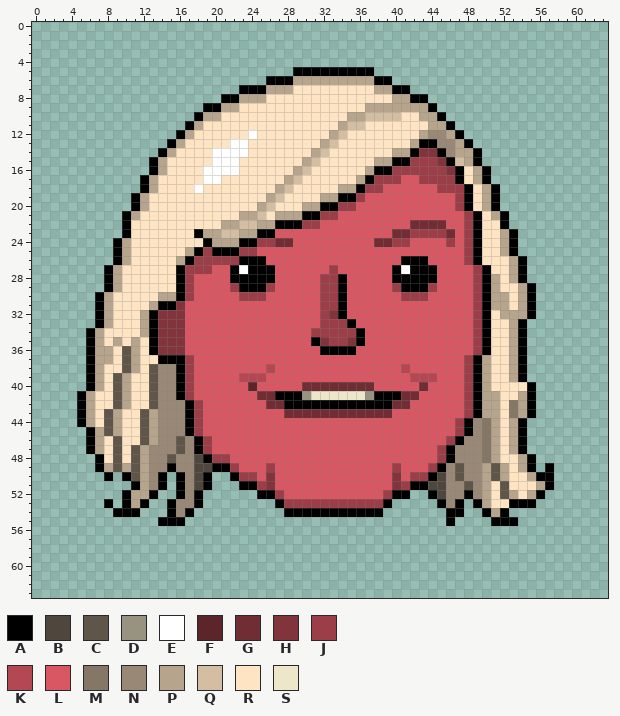
Pixel-art file -- qvik-katri/qvik-katri.ase. Above, as it was before the edit.
64x64 pixels, 1 frame. Colours within 5 levels of each other are drawn and written as one.
Visible layers, top first: "shading even heavier" opacity 48%, "shading heavy" opacity 17% darken, "shading" opacity 28% darken, "mouth", "outline", "foundation".
Palette (. is transparent): A #000000  B #4f473d  C #5f5549  D #979380  E #ffffff  F #5b252a  G #712d34  H #81343b  J #9c3e47  K #b44852  L #d95763  M #857766  N #988875  P #b7a48d  Q #d4bea3  R #ffe4c4  S #ede6c8
Pixels before (only the part around the change), first column x 0:
 0 ................................................................
 1 ................................................................
 2 ................................................................
 3 ................................................................
 4 ................................................................
 5 .............................AAAAAAAAA..........................
 6 ..........................AAAPPPPPPPPPAA........................
 7 .......................AAAPPPRRRRRRRRRPPAA......................
 8 .....................AAPPPRRRRRRRRRRRRRRPPAA....................
 9 ...................AAPPRRRRRRRRRRRRRRPPPPPPPA...................
10 ..................APPRRRRRRRRRRRRRRPPQQQQRRPPA..................
11 .................APRRRRRRRRRRRRRRRPQQRRRRRRRPPA.................
12 ................APRRRRRRERRRRRRRRPQRRRRRRRRPNNPA................
13 ...............APRRRRREERRRRRRRRPQRRRRRRRRPAANNPA...............
14 ..............APRRRREEEERRRRRRRPQRRRRRRRPPAHHANPPA..............
15 .............APRRRRREEERRRRRRRPQRRRRRRPPAAJJJHAQPA..............
16 .............APRRRREEEERRRRRRPQRRRRRRPAAJJJJJJHARPA.............
17 ............APRRRRREERRRRRRRPQRRRRRRPAJJJLLJJJJARPA.............
18 ............APRRRRERRRRRRRRPQRRRRRPPAJJLLLLLLJJJARPA............
19 ...........APRRRRRRRRRRRRRPQRRRRPPAAJLLLLLLLLLLJARPA............
20 ...........APRRRRRRRRRRRRPQRRRPPAAJJLLLLLLLLLLLJARPA............
21 ..........APRRRRRRRRRRRPPQRPPPAAJJLLLLLLLLLLLLLLJARPA...........
22 ..........ARRRRRRRRRRPPQQPPAAAJJLLLLLLLLLLGGGGLLJARRA...........
23 ..........ARRRRRRRAPPQQPPAALLLLLLLLLLLLLGGJJJJGLJARRPA..........
24 .........APRRRRRRRRAPPPAAJJGGLLLLLLLLLGGJJLLLLJLJARRPA..........
25 .........APRRRRRRPAJAAAJJLLLLLLLLLLLLLLLLLLLLLLLJARRPA..........
26 .........APRRRRRPAJJJJJAAALLLLLLLLLLLLLLLAAALLLLJARRRPA.........
27 ........APRRRRRRAJJJLLAEAAALLLLLLJLLLLLLAEAAALLLLJARRPA.........
28 ........APRRRRRRAJLLLLAAAAALLLLLJJALLLLLAAAAALLLLJAPRPA.........
29 ........APRRRRRRAJLLLLJAAAJLLLLLJJALLLLLJAAAJLLLLJAPRRPA........
30 .......APRRRRRPPAJLLLLLJJJLLLLLLJJALLLLLLJJJLLLLLJAPPRPA........
31 .......APRRRRPAAHLLLLLLLLLLLLLLLJJALLLLLLLLLLLLLLJAPPRPA........
32 .......APRRRPAHHHLLLLLLLLLLLLLLLJHALLLLLLLLLLLLLLJARPPPA........
33 .......APRRRPAHHHLLLLLLLLLLLLLLLJJJALLLLLLLLLLLLLJARRPA.........
34 ......APRRRRPAHHHLLLLLLLLLLLLLLJJJJJALLLLLLLLLLLLJARRPA.........
35 ......APRPRPRAHHHLLLLLLLLLLLLLLAHJJHALLLLLLLLLLLLJARRPA.........
36 ......APPRCPRAHHHLLLLLLLLLLLLLLLAAAALLLLLLLLLLLLLJARRPA.........
37 ......APPRCPRRAAAJLLLLLLLLLLLLLLLLLLLLLLLLLLLLLLJAPRRPA.........
38 ......APRRCPRCNNAJLLLLLLLLKLLLLLLLLLLLLLLKLLLLLLJAPRRPA.........
39 ......APRCPRRCNNAJLLLLLKKKLLLLLLLLLLLLLLLLKKKLLLJAPRRPA.........
40 ......APRCPRRCNNAJLLLLLLFLLLLLGGGGGGGGLLLLLGLLLLJAPRRRRA........
41 .....APRRCPRRCNNAJLLLLLLLGGAAADSSSSSSDAAAGGLLLLLJAPPRRPA........
42 .....APRRCPRRCNNNAJLLLLLLLGGAAAAAAAAAAAAGGLLLLLLJAPPRMPA........
43 .....APRCPRRCPNNNAJLLLLLLLLLGGGGGGGGGGGGLLLLLLLLJAPPRMPA........
44 .....APRCPRRCPNNNAJLLLLLLLLLLLLLLLLLLLLLLLLLLLLJANMPRPA.........
45 ......APCPRRCPNNNAJLLLLLLLLLLLLLLLLLLLLLLLLLLLLJANMPRPA.........
46 ......APRCRRCPNNCNAJLLLLLLLLLLLLLLLLLLLLLLLLLLJANNMPRPA.........
47 ......APRCRCPNNNCNAJLLLLLLLLLLLLLLLLLLLLLLLLLJANNNMPRPA.........
48 .......ARCRCPNNCNNBAJJLLLLLLLLLLLLLLLLLLLLLLLJANNNMPRRPA........
49 .......APCPCPNNANNBBAAJLLLJLLLLLLLLLLLLLJLLLJANCNNPCPRPA.A......
50 ........A.ACPNA.ANBA..AJJLHLLLLLLLLLLLLLHLJJABNCNNPCPRRPAA......
51 ...........APNA.ANBA...AAJHLLLLLLLLLLLLLHJAABBNNCNPRCRRRPA......
52 ..........APPA..ANA......AAJLLLLLLLLLLLJAA..ABNNANPRCPRPA.......
53 ........A.APA..ANNA........AJJJJJJJJJJJA.....ANA.APRRAAA........
54 .........AAA...ANA..........AAAAAAAAAAA.......AA..APA...........
55 ..............AAA.............................A....AAA..........
56 ................................................................
57 ................................................................
58 ................................................................
59 ................................................................
60 ................................................................
61 ................................................................
62 ................................................................
63 ................................................................
The result:
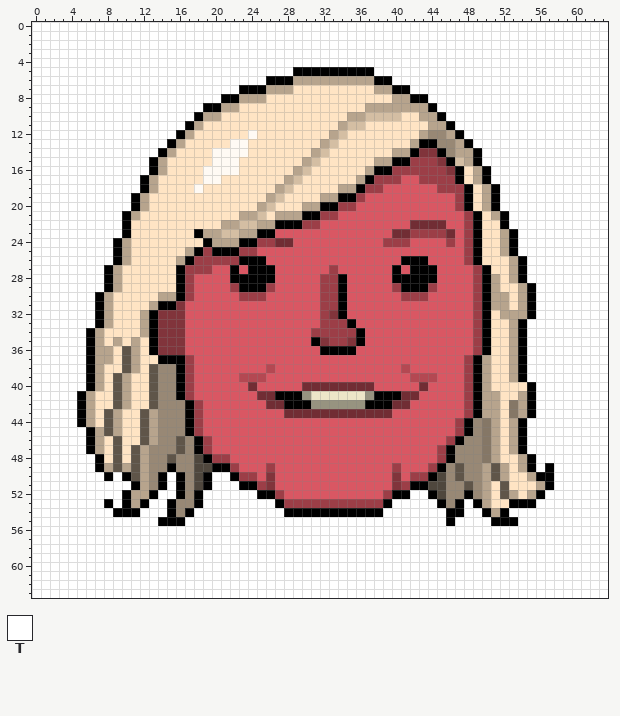
Colours new in this view: T #ffffff
Diff:
layer "background" now shown
layer "light" opacity 81% added
colour E: #ffffff -> #fffaf4
Changed rows in their new state; - is a pixel that keeps its letter.
first column x 0:
 0 TTTTTTTTTTTTTTTTTTTTTTTTTTTTTTTTTTTTTTTTTTTTTTTTTTTTTTTTTTTTTTTT
 1 TTTTTTTTTTTTTTTTTTTTTTTTTTTTTTTTTTTTTTTTTTTTTTTTTTTTTTTTTTTTTTTT
 2 TTTTTTTTTTTTTTTTTTTTTTTTTTTTTTTTTTTTTTTTTTTTTTTTTTTTTTTTTTTTTTTT
 3 TTTTTTTTTTTTTTTTTTTTTTTTTTTTTTTTTTTTTTTTTTTTTTTTTTTTTTTTTTTTTTTT
 4 TTTTTTTTTTTTTTTTTTTTTTTTTTTTTTTTTTTTTTTTTTTTTTTTTTTTTTTTTTTTTTTT
 5 TTTTTTTTTTTTTTTTTTTTTTTTTTTTT---------TTTTTTTTTTTTTTTTTTTTTTTTTT
 6 TTTTTTTTTTTTTTTTTTTTTTTTTT--------------TTTTTTTTTTTTTTTTTTTTTTTT
 7 TTTTTTTTTTTTTTTTTTTTTTT-------------------TTTTTTTTTTTTTTTTTTTTTT
 8 TTTTTTTTTTTTTTTTTTTTT-----------------------TTTTTTTTTTTTTTTTTTTT
 9 TTTTTTTTTTTTTTTTTTT--------------------------TTTTTTTTTTTTTTTTTTT
10 TTTTTTTTTTTTTTTTTT----------------------------TTTTTTTTTTTTTTTTTT
11 TTTTTTTTTTTTTTTTT------------------------------TTTTTTTTTTTTTTTTT
12 TTTTTTTTTTTTTTTT--------------------------------TTTTTTTTTTTTTTTT
13 TTTTTTTTTTTTTTT----------------------------------TTTTTTTTTTTTTTT
14 TTTTTTTTTTTTTT------------------------------------TTTTTTTTTTTTTT
15 TTTTTTTTTTTTT-------------------------------------TTTTTTTTTTTTTT
16 TTTTTTTTTTTTT--------------------------------------TTTTTTTTTTTTT
17 TTTTTTTTTTTT---------------------------------------TTTTTTTTTTTTT
18 TTTTTTTTTTTT----------------------------------------TTTTTTTTTTTT
19 TTTTTTTTTTT-----------------------------------------TTTTTTTTTTTT
20 TTTTTTTTTTT-----------------------------------------TTTTTTTTTTTT
21 TTTTTTTTTT-------------------------------------------TTTTTTTTTTT
22 TTTTTTTTTT-------------------------------------------TTTTTTTTTTT
23 TTTTTTTTTT--------------------------------------------TTTTTTTTTT
24 TTTTTTTTT-----------------------------LJ--------------TTTTTTTTTT
25 TTTTTTTTT---------------------------------------------TTTTTTTTTT
26 TTTTTTTTT----------------------------------------------TTTTTTTTT
27 TTTTTTTT---------------L-----------------L-------------TTTTTTTTT
28 TTTTTTTT-----------------------------------------------TTTTTTTTT
29 TTTTTTTT------------------------------------------------TTTTTTTT
30 TTTTTTT-------------------------------------------------TTTTTTTT
31 TTTTTTT-------------------------------------------------TTTTTTTT
32 TTTTTTT-------------------------------------------------TTTTTTTT
33 TTTTTTT------------------------------------------------TTTTTTTTT
34 TTTTTT-------------------------------------------------TTTTTTTTT
35 TTTTTT-------------------------------------------------TTTTTTTTT
36 TTTTTT-------------------------------------------------TTTTTTTTT
37 TTTTTT-------------------------------------------------TTTTTTTTT
38 TTTTTT-------------------------------------------------TTTTTTTTT
39 TTTTTT-------------------------------------------------TTTTTTTTT
40 TTTTTT------------------G-------------------------------TTTTTTTT
41 TTTTT---------------------------------------------------TTTTTTTT
42 TTTTT--------------------------DDDDDD-------------------TTTTTTTT
43 TTTTT---------------------------------------------------TTTTTTTT
44 TTTTT--------------------------------------------------TTTTTTTTT
45 TTTTTT-------------------------------------------------TTTTTTTTT
46 TTTTTT-------------------------------------------------TTTTTTTTT
47 TTTTTT-------------------------------------------------TTTTTTTTT
48 TTTTTTT-------------------------------------------------TTTTTTTT
49 TTTTTTT-------------------------------------------------T-TTTTTT
50 TTTTTTTT-T-----T----TT------------------------------------TTTTTT
51 TTTTTTTTTTT----T----TTT-----------------------------------TTTTTT
52 TTTTTTTTTT----TT---TTTTTT-----------------TT-------------TTTTTTT
53 TTTTTTTT-T---TT----TTTTTTTT-------------TTTTT---T-------TTTTTTTT
54 TTTTTTTTT---TTT---TTTTTTTTTT-----------TTTTTTT--TT---TTTTTTTTTTT
55 TTTTTTTTTTTTTT---TTTTTTTTTTTTTTTTTTTTTTTTTTTTT-TTTT---TTTTTTTTTT
56 TTTTTTTTTTTTTTTTTTTTTTTTTTTTTTTTTTTTTTTTTTTTTTTTTTTTTTTTTTTTTTTT
57 TTTTTTTTTTTTTTTTTTTTTTTTTTTTTTTTTTTTTTTTTTTTTTTTTTTTTTTTTTTTTTTT
58 TTTTTTTTTTTTTTTTTTTTTTTTTTTTTTTTTTTTTTTTTTTTTTTTTTTTTTTTTTTTTTTT
59 TTTTTTTTTTTTTTTTTTTTTTTTTTTTTTTTTTTTTTTTTTTTTTTTTTTTTTTTTTTTTTTT
60 TTTTTTTTTTTTTTTTTTTTTTTTTTTTTTTTTTTTTTTTTTTTTTTTTTTTTTTTTTTTTTTT
61 TTTTTTTTTTTTTTTTTTTTTTTTTTTTTTTTTTTTTTTTTTTTTTTTTTTTTTTTTTTTTTTT
62 TTTTTTTTTTTTTTTTTTTTTTTTTTTTTTTTTTTTTTTTTTTTTTTTTTTTTTTTTTTTTTTT
63 TTTTTTTTTTTTTTTTTTTTTTTTTTTTTTTTTTTTTTTTTTTTTTTTTTTTTTTTTTTTTTTT
